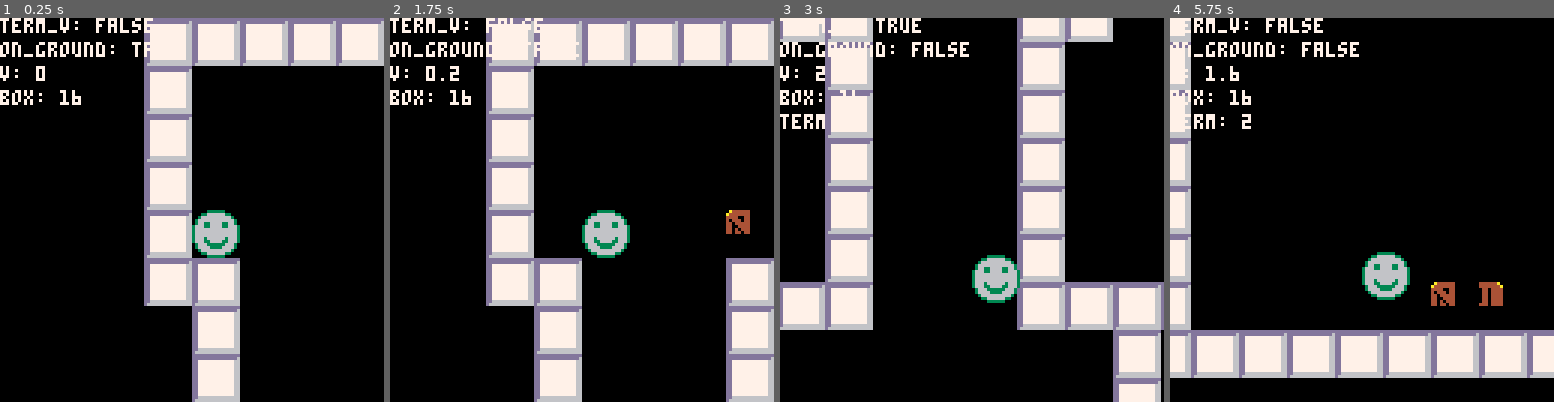
Above: before the commit, frames 1-4 (left to right).
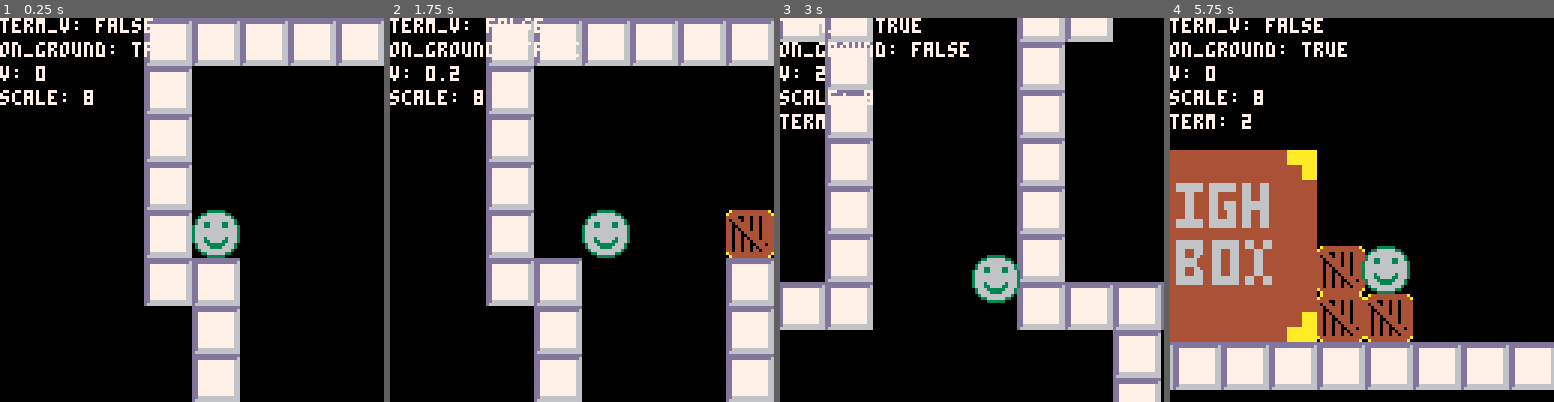
Above: after the commit, the same moments.

Repository: alixnovosi/boxventure
Game: PICO-8 cartridge boxventure.p8
Two runs of this game, one before a commit and one after it. Both use one fixed random seed, a clock stepped at 60 frames per second and the inputs below.
Inputs:
- Up to frame 1 (0.25 s): no input
- Up to frame 2 (1.75 s): tap X (X key) at 0.33, 1.07 s; tap O (Z key) at 0.7, 1.7 s; hold Right from 1.6 s (still down)
- Up to frame 3 (3 s): tap X (X key) at 1.85, 2.97 s; release Right at 2.1 s; tap O (Z key) at 2.1, 2.5, 2.9 s; hold Up 2.15-2.42 s; hold Right from 2.47 s (still down)
- Up to frame 4 (5.75 s): release Right at 3.03 s; hold Left 3.08-3.58 s; tap O (Z key) every 0.4 s from 3.3 to 5.7 s; hold Down 3.63-3.97 s; hold Right 4.02-4.68 s; tap X (X key) at 4.08, 5.2 s; hold Up 4.73-5.03 s; hold Left 5.08-5.68 s; hold Down from 5.73 s (still down)

The runs differ from the first frame. In frame 1, 0.4% of the frame differs, in the area x 0-25%, y 18-23%; in frame 2, 1.3%; in frame 3, 0.3%; in frame 4, 36%, in the area x 0-100%, y 0-97%.

Commit message:
box placement, bigh box

Diff:
--- a/boxventure.p8
+++ b/boxventure.p8
@@ -11,7 +11,7 @@
 -- 5 'x'
 
 function update_camera_pos()
-    -- TODO think more about camera windows
+    -- todo think more about camera windows
     camera_obj.x = player.x - camera_offset
 
     if (camera_obj.y + camera_offset) - player.y > cell_size then
@@ -323,11 +323,11 @@
 function draw_boxes()
     box_sprite = 5
     for box in all(level.boxes) do
-        debug_update("box", box.x)
         add_to_map(box.x, box.y, box_sprite)
-        --spr(box_sprite, box.x * cell_size, box.y * cell_size, spritescale,
-        --    spritescale)
-    end
+    end
+
+    -- bigh
+    add_to_map(1, 25, 7, 8)
 end
 
 -- wrapped mset to dedupe code and handle large-scale sprites
@@ -335,16 +335,14 @@
     if scale == nil then
         scale = spritescale
     end
-
-    if scale > 1 then
-        for i=sprite, sprite+scale-1 do
-            mset((x + i-sprite) * scale, y * scale, i)
-        end
-        for i=sprite+16, sprite+16+scale-1 do
-            mset((x + i-sprite) * scale, y * scale, i)
-        end
-    else
-        mset(box.x * spritescale, box.y * spritescale, box_sprite)
+    debug_update("scale", scale)
+
+    for r=0, scale-1 do
+        for c=0, scale-1 do
+            mset(spritescale * x + (c),
+                 spritescale * y + (r),
+                 sprite + c + (r * 16))
+        end
     end
 end
 
@@ -448,6 +446,14 @@
                 y = 28,
             },
             {
+                x = 5,
+                y = 28,
+            },
+            {
+                x = 5,
+                y = 27,
+            },
+            {
                 x = 16,
                 y = 28,
             },
@@ -750,7 +756,7 @@
 
 
 __gff__
-0001010202050500000000000000000000010102020505000000000000000000000000000000000000000000000b00000000000000000000000000000000000000000000000000000000000000000000000000000000000000000000000000000000000000000000000000000000000000000000000000000000000000000000
+0001010202050501010101010101010000010102020505010101010101010100000000000000000100000000000b01000000000000000000000000000000010000000000000000010000000000000100000000000000000100000000000001000000000000000001000000000000010000000000000000010101010101010100
 0000000000000000000000000000000000000000000000000000000000000000000000000000000000000000000000000000000000000000000000000000000000000000000000000000000000000000000000000000000000000000000000000000000000000000000000000000000000000000000000000000000000000000
 __map__
 0000000000000000000000000000000000000000000000000000000000000000000000000000000000000000000000000000000000000000000000000000000000000000000000000000000000000000000000000000000000000000000000000000000000000000000000000000000000000000000000000000000000000000
Not shown, changed: 64 lines of the sprite sheet (__gfx__) section of boxventure.p8
